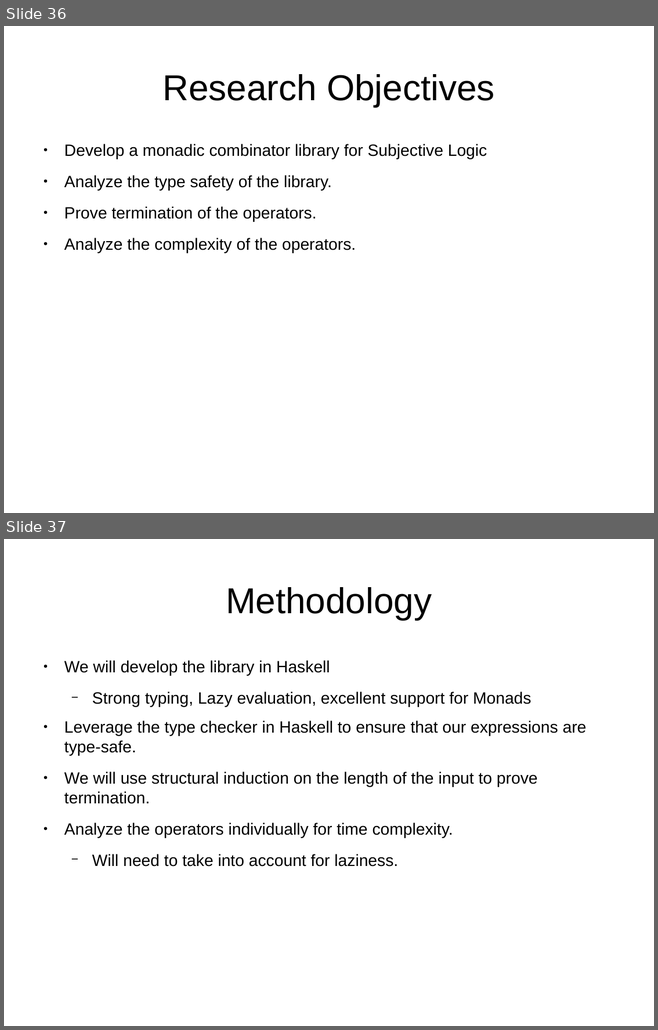
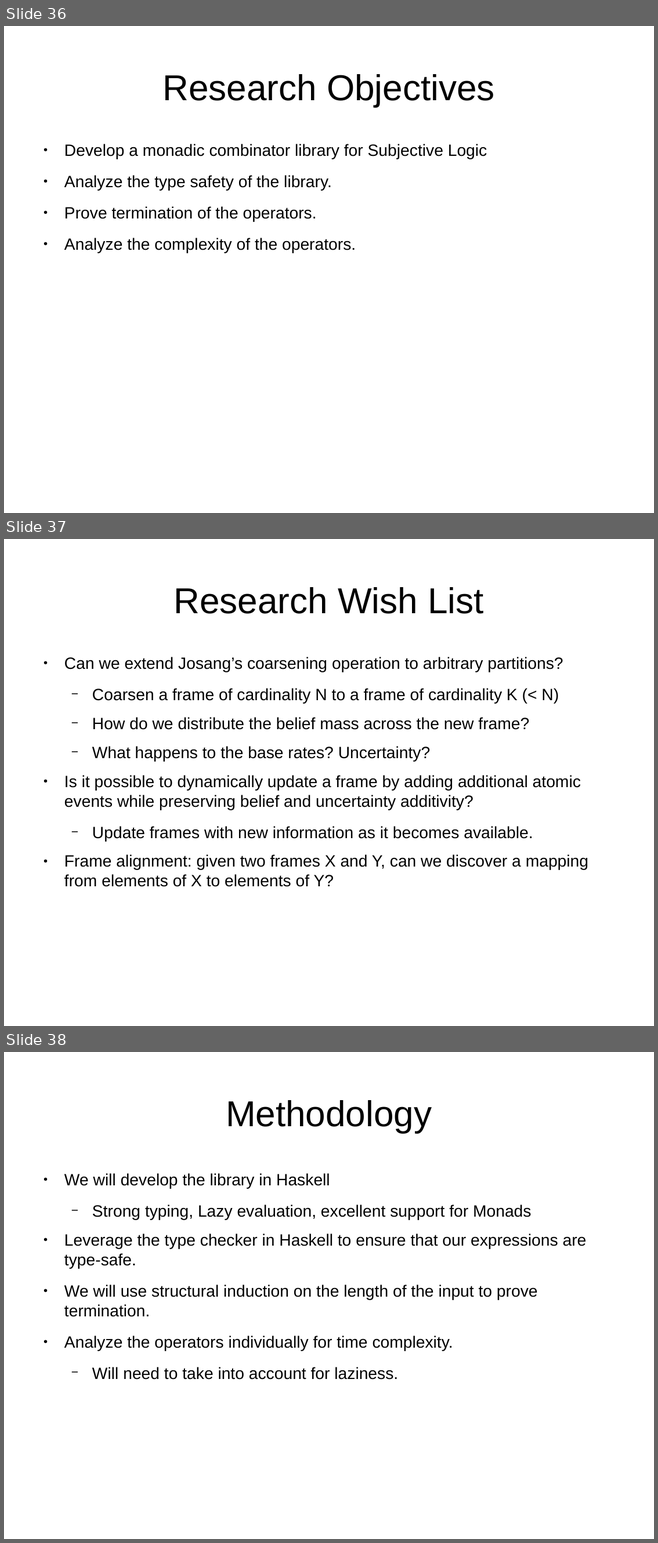
Before and after one commit to bstamour/SLHS, a slide deck: docs/proposal-from-bob.odp. Shown one above the other, each under a label of ours: slides 36 and 37 before the commit, slides 36, 37 and 38 after it. The pictures are 658x1030 and 658x1543 pixels, drawn with LibreOffice and Linux fonts; fonts in the diff are those of the drawing. Boxes give left, top, right and bottom in pixels: in the first picture for what was removed or moved away, otherwise in the second. Text is boxed around its words. In the diff, an @@ line names an element or a change of style, - is before the commit and + after.

Commit message:
research wishlist

```diff
--- a/docs/proposal-from-bob.odp
+++ b/docs/proposal-from-bob.odp
@@ slide 37 added at (x1=4, y1=539, x2=654, y2=1026), background #FFFFFF @@
@@ title added at (x1=173, y1=587, x2=484, y2=614), 44 pt, text #000000 @@
+Research Wish List
@@ text added at (x1=64, y1=657, x2=588, y2=887), 20 pt, text #000000 @@
+● Can we extend Josang’s coarsening operation to arbitrary partitions?
+  − Coarsen a frame of cardinality N to a frame of cardinality K (< N)
+  − How do we distribute the belief mass across the new frame?
+  − What happens to the base rates? Uncertainty?
+● Is it possible to dynamically update a frame by adding additional atomic events while preserving belief and uncertainty additivity?
+  − Update frames with new information as it becomes available.
+● Frame alignment: given two frames X and Y, can we discover a mapping from elements of X to elements of Y?
@@ what was slide 37 is now slide 38 @@
```
